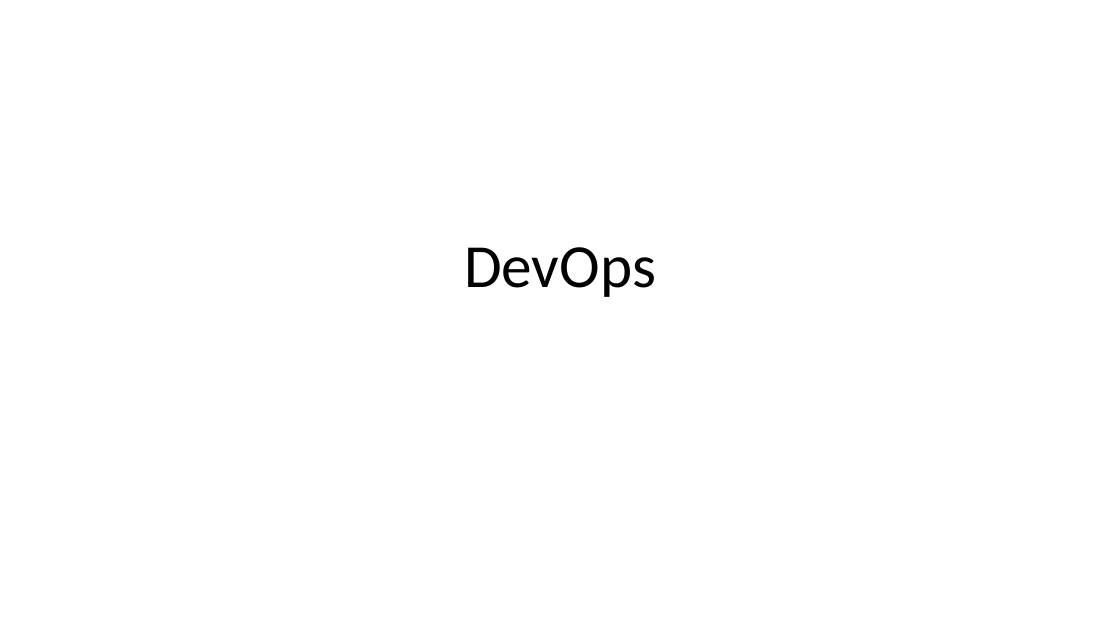
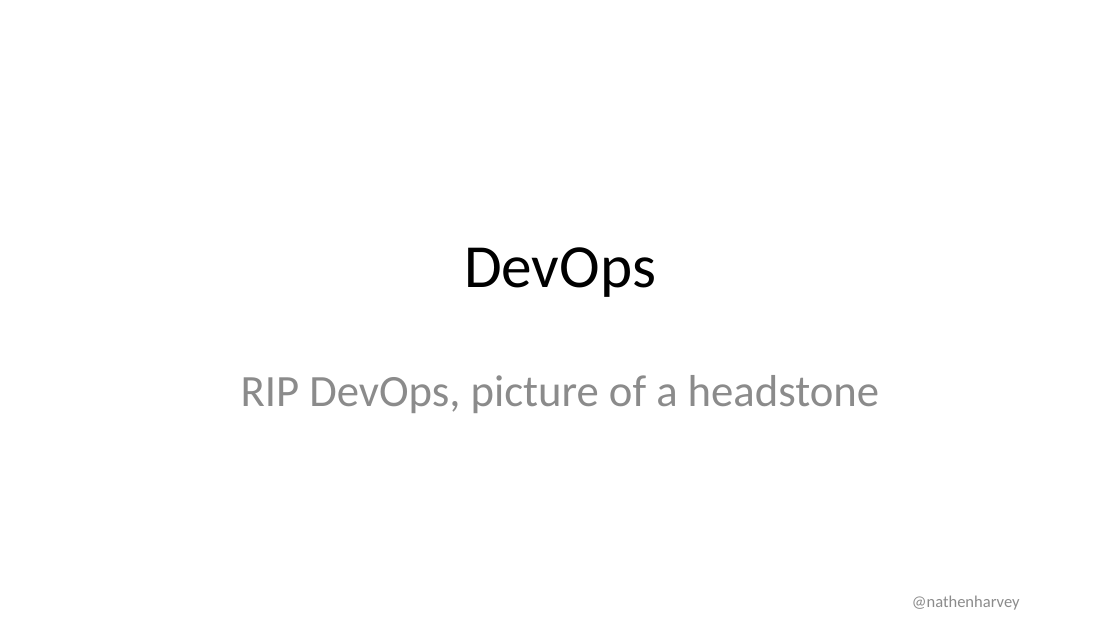
Before and after one commit to nathenharvey/devopsdays-austin-2016-presentations, a slide deck: slide 1 of Rugged Enterprise DevSecNetQAGovOps - Nathen Harvey - Ignite.pptx. Drawn at 1120x630 pixels with LibreOffice and Linux fonts; fonts in the diff are those of the drawing; background and template pictures are left out. Boxes give left, top, right and bottom in pixels: in the first picture for what was removed or moved away, otherwise in the second. Text is boxed around its words. In the diff, an @@ line names an element or a change of style, - is before the commit and + after.

```diff
--- a/Rugged Enterprise DevSecNetQAGovOps - Nathen Harvey - Ignite.pptx
+++ b/Rugged Enterprise DevSecNetQAGovOps - Nathen Harvey - Ignite.pptx
@@ subtitle added at (x1=241, y1=375, x2=879, y2=413), 46 pt, text #8C8C8C @@
+RIP DevOps, picture of a headstone
@@ text added at (x1=912, y1=595, x2=1020, y2=610), 17 pt, text #8C8C8C @@
+@nathenharvey
```
Also in this commit, not shown: 5 other slides changed, 13 slides added, 13 slides removed, 2 other files.
